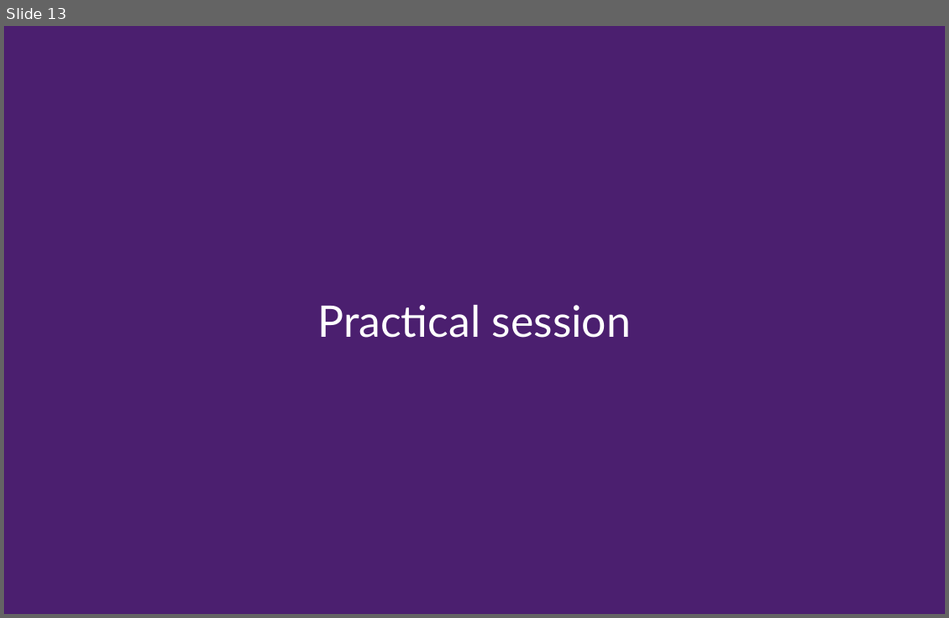
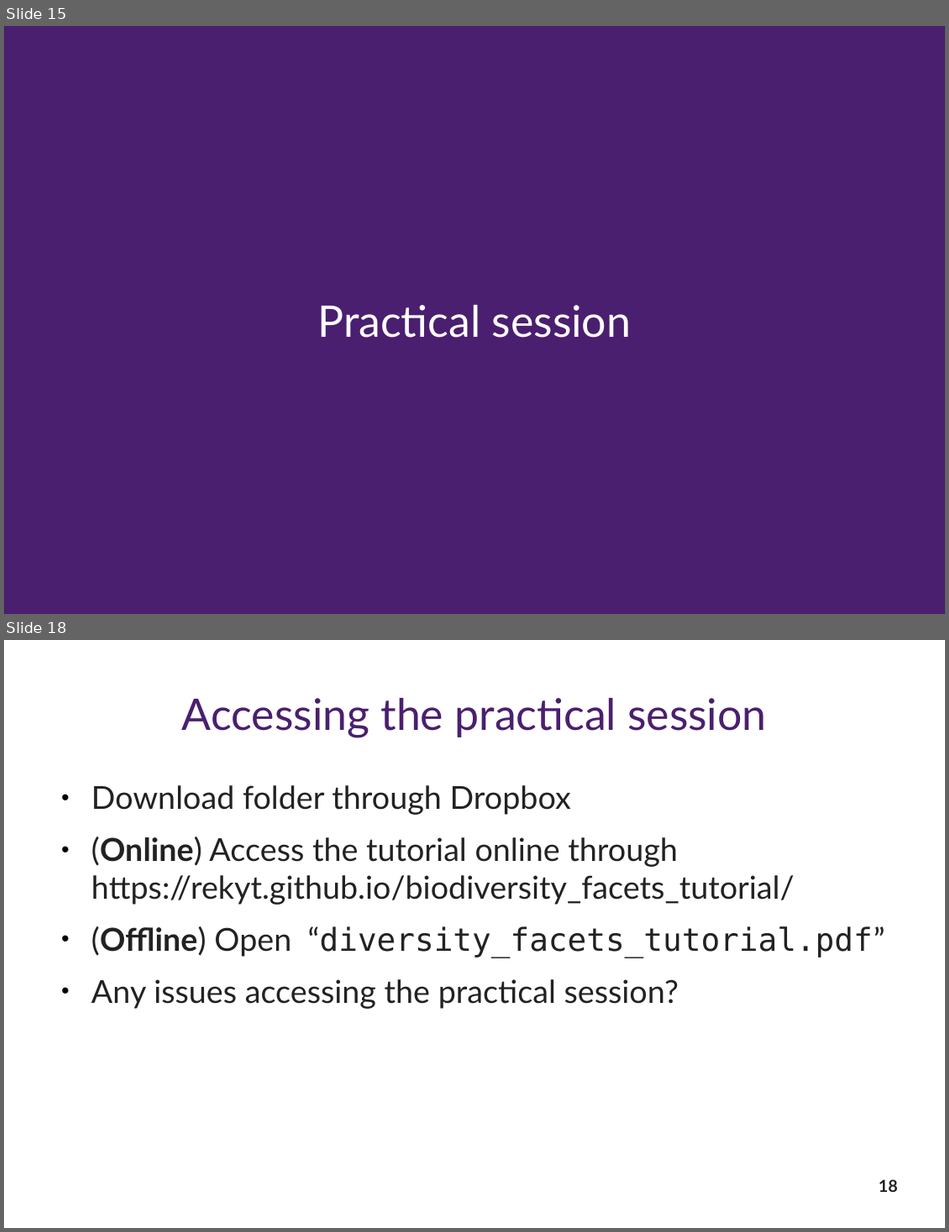
Before and after one commit to Rekyt/biodiversity_facets_tutorial, a slide deck: biodiversity_facets_presentation.odp. Shown one above the other, each under a label of ours: slide 13 before the commit, slides 15 and 18 after it; the slides between them are not shown. The pictures are 949x618 and 949x1232 pixels, drawn with LibreOffice and Linux fonts; fonts in the diff are those of the drawing. Boxes give left, top, right and bottom in pixels: in the first picture for what was removed or moved away, otherwise in the second. Text is boxed around its words. In the diff, an @@ line names an element or a change of style, - is before the commit and + after.

```diff
--- a/biodiversity_facets_presentation.odp
+++ b/biodiversity_facets_presentation.odp
@@ slide 18 added at bbox=[4, 640, 945, 1228], background #FFFFFF @@
@@ title added at bbox=[182, 698, 766, 737], 36.7 pt, text #4B1F6F @@
+Accessing the practical session
@@ text added at bbox=[91, 785, 885, 1009], 26.7 pt, text #222222 @@
+● Download folder through Dropbox
+● (Online) Access the tutorial online through https://rekyt.github.io/biodiversity_facets_tutorial/
+● (Offline) Open “diversity_facets_tutorial.pdf”
+● Any issues accessing the practical session?
@@ page number added at bbox=[878, 1179, 898, 1192], 14 pt, text #222222, bold @@
+18
@@ what was slide 13 is now slide 15 @@
```
Also in this commit, not shown: 4 slides changed, 8 other slides added, 4 slides removed.
